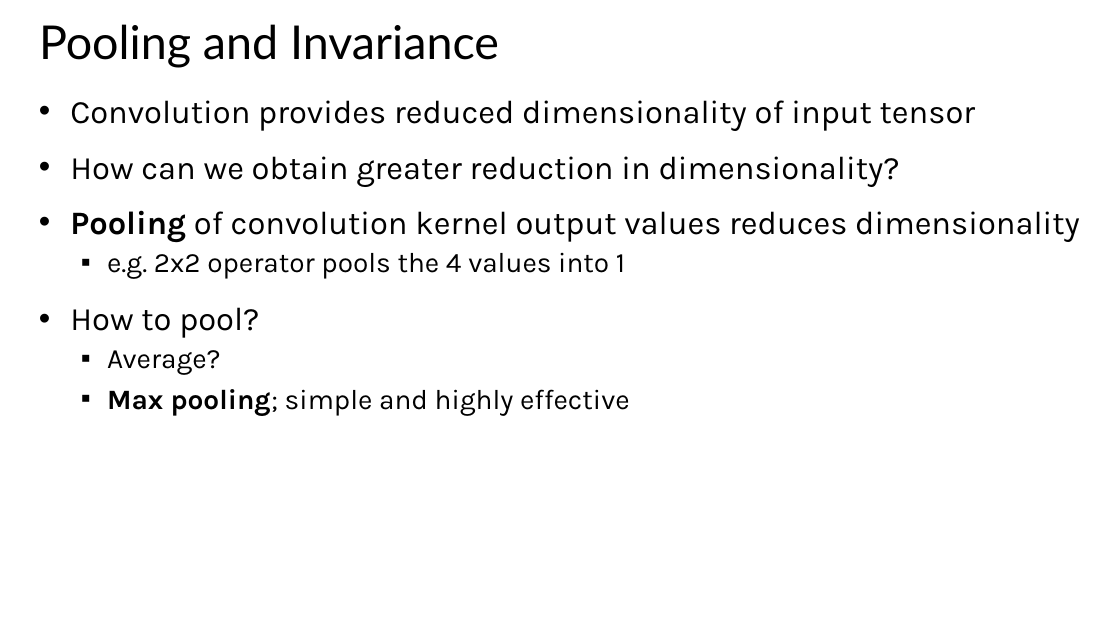
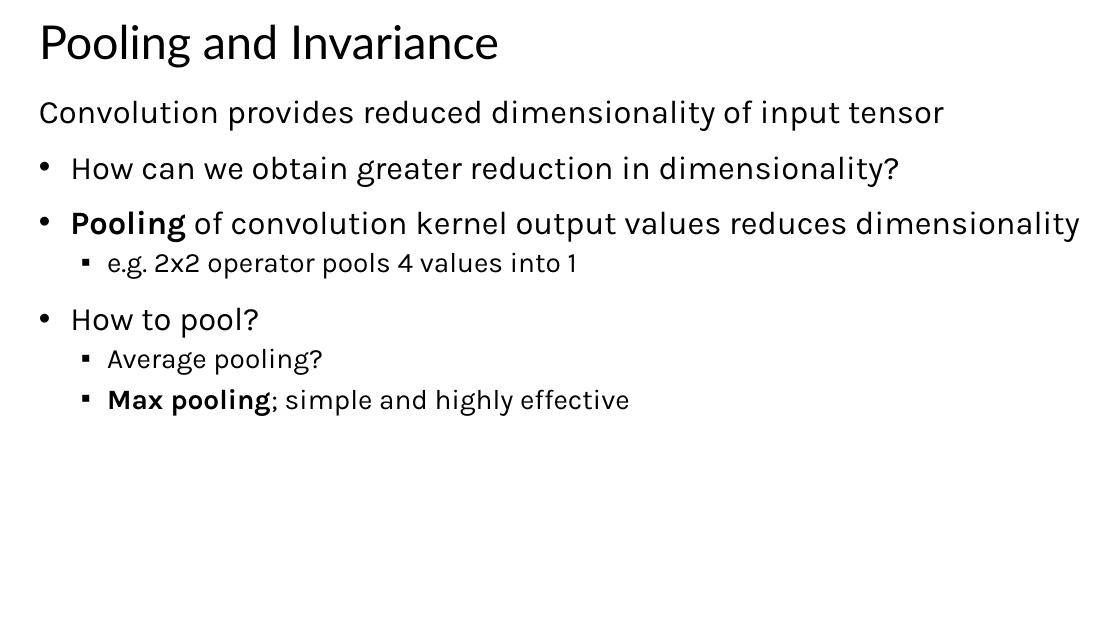
Before and after one commit to StephenElston/CSCI-E25, a slide deck: slide 18 of Slides/6_ConvolutionalNNs.pptx. Drawn at 1120x630 pixels with LibreOffice and Linux fonts; fonts in the diff are those of the drawing. Boxes give left, top, right and bottom in pixels: in the first picture for what was removed or moved away, otherwise in the second. Text is boxed around its words. In the diff, an @@ line names an element or a change of style, - is before the commit and + after.

```diff
--- a/Slides/6_ConvolutionalNNs.pptx
+++ b/Slides/6_ConvolutionalNNs.pptx
@@ text at (39, 100, 943, 131): bullet • to none @@
@@ text at (107, 252, 577, 279): text changed @@
-  ▪ e.g. 2x2 operator pools the 4 values into 1
+  ▪ e.g. 2x2 operator pools 4 values into 1
@@ text at (107, 349, 323, 375): text changed @@
-  ▪ Average?
+  ▪ Average pooling?
```
Also in this commit, not shown: 37 other slides changed, 3 slides added, 7 slides removed.
